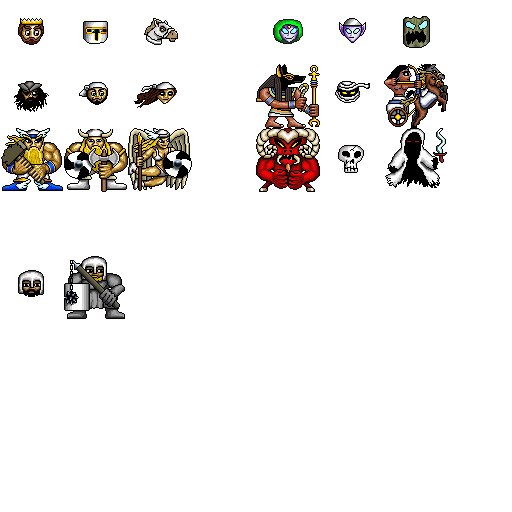
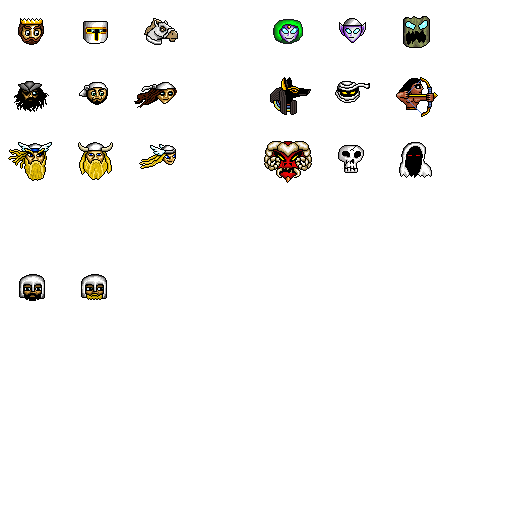
Layered file, before and after one edit (w=512, h=512). Changes by layer:
painted on "Colour" over <box>17,88,439,311</box>
painted on "Detail" over <box>1,64,448,319</box>
